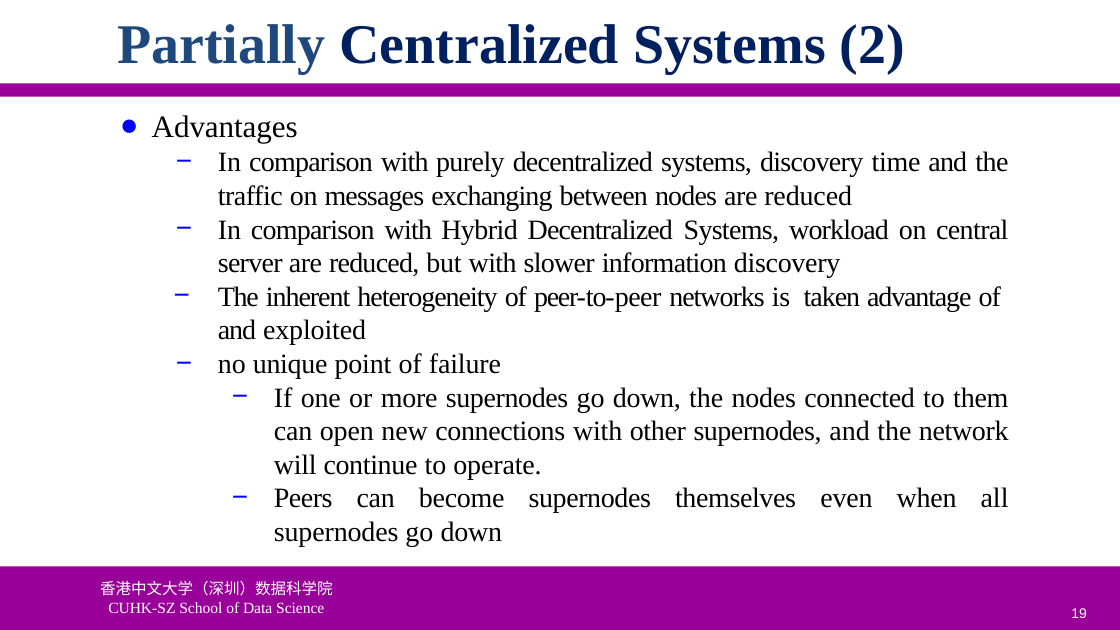
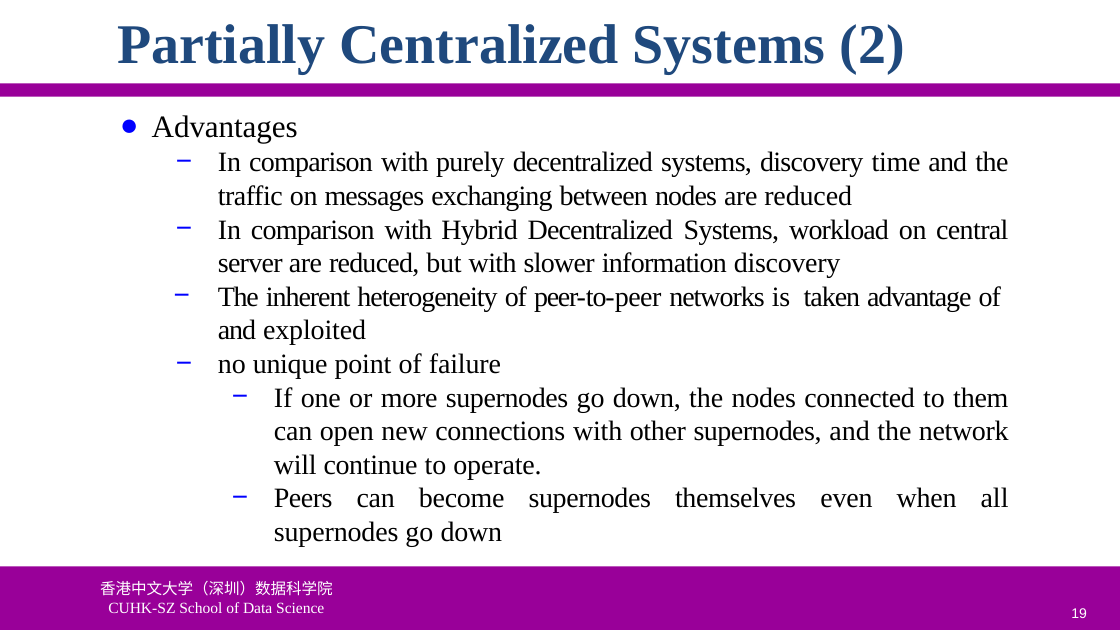
Before and after one commit to ychung1103/ychung1103.github.io, a slide deck: slide 19 of Slides/CSC6032/Advanced-OS-07-P2P.pptx. Drawn at 1120x630 pixels with LibreOffice and Linux fonts; fonts in the diff are those of the drawing; background and template pictures are left out. Boxes give left, top, right and bottom in pixels: in the first picture for what was removed or moved away, otherwise in the second. Text is boxed around its words. In the diff, an @@ line names an element or a change of style, - is before the commit and + after.

```diff
--- a/Slides/CSC6032/Advanced-OS-07-P2P.pptx
+++ b/Slides/CSC6032/Advanced-OS-07-P2P.pptx
@@ title "Partially Centralized Systems (2)" at [117, 24, 905, 74]: text colour #002060 to #1F497D in "Centralized Systems (2)" @@
```
Also in this commit, not shown: 2 other slides changed, 1 other file.
